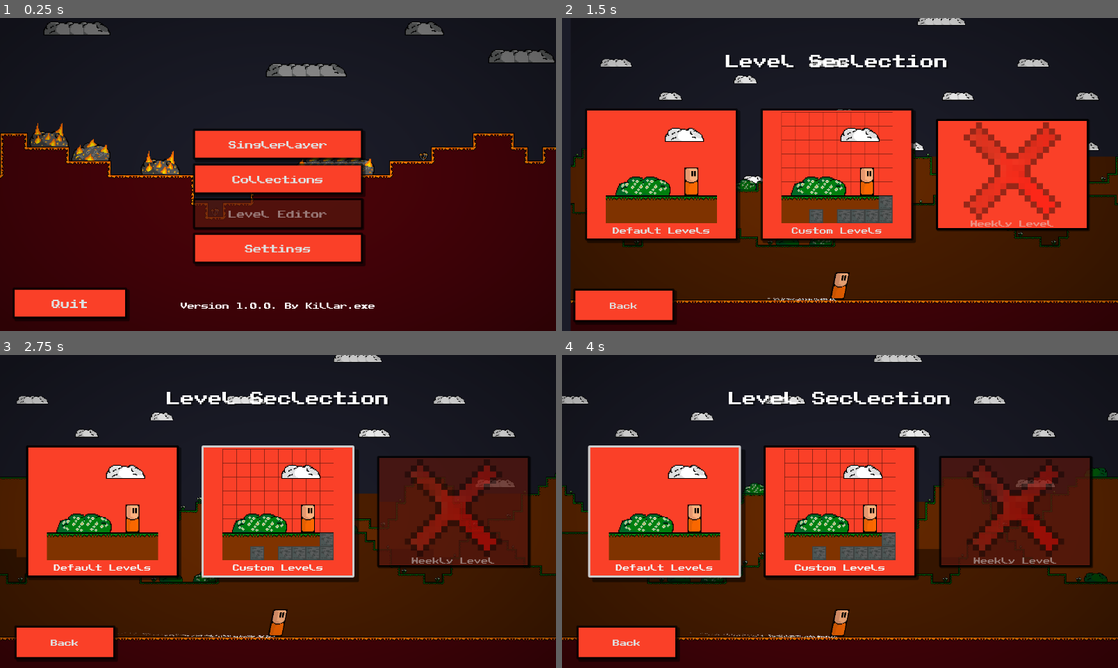
Above: before the commit, frames 1-4 (two rows, left to right).
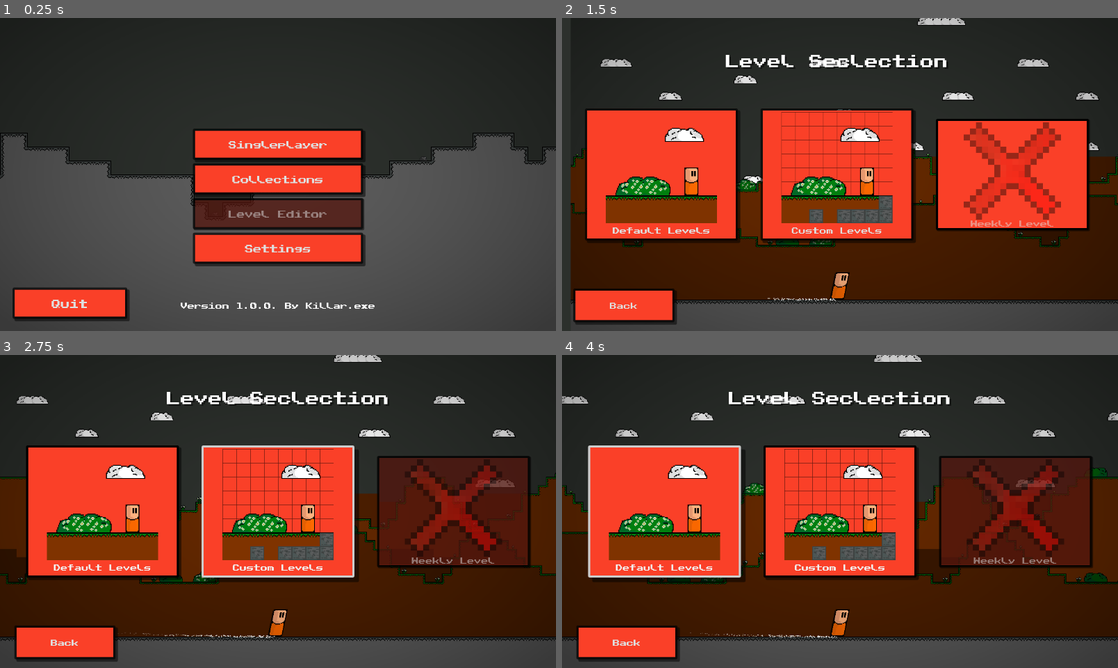
Above: after the commit, the same moments.

Repository: Killarexe/Little-Rage
Game: Godot game, scene res://scenes/uis/MainMenu.tscn
Two runs of this game, one before a commit and one after it. Both use one fixed random seed, a clock stepped at 60 frames per second and the inputs below.
Inputs (mouse positions are in pixels of both pictures, inside the frame that each line leads up to):
- Up to frame 1 (0.25 s): no input
- Up to frame 2 (1.5 s): click "Singleplayer" at 0.5 s; tap Enter at 1.25 s; move the mouse to (962, 158) at 1.27 s; press the mouse at (962, 158) at 1.28 s; hold Right (right) from 1.28 s (still down)
- Up to frame 3 (2.75 s): tap Space (jump) at 1.52 s; release Right (right) at 2 s; release the mouse at (400, 495) at 2 s; drag from (166, 527) to (250, 574) at 2.02 s
- Up to frame 4 (4 s): move the mouse to (895, 442) at 2.77 s; hold Left (left) 2.78-3.5 s; hold Right mouse button (right_click) 2.78-3.5 s; drag from (812, 574) to (673, 464) at 3.52 s

The runs differ from the first frame. In frame 1, 46% of the frame differs, in the area x 0-100%, y 1-100%; in frame 2, 8.2%; in frame 3, 8.3%; in frame 4, 8.3%.
Error in both runs: Invalid access to property or key 'id' on a base object of type 'Nil'. (res://scripts/level/player/cosmetic/particle/PlayerParticleManager.gd:21)

Commit message:
Add music theme system
Add mountains theme

Update plains event tilesets

Diff:
--- a/scripts/level/Level.gd
+++ b/scripts/level/Level.gd
@@ -63,11 +63,11 @@
 		LevelTheme.PLAINS:
 			return Color.hex(0x3CBCFCFF)
 		LevelTheme.CAVES:
-			return Color.hex(0x1b1c28FF)
+			return Color.hex(0x2C302CFF)
 		LevelTheme.VOLCANO:
-			return Color.hex(0x1b1c28FF)
+			return Color.hex(0x1B1C28FF)
 		LevelTheme.MOUNTAINS:
-			Color.hex(0x80cff7FF)
+			Color.hex(0x80CFF7FF)
 	return Color.hex(0x3CBCFCFF)
 
 static func difficulty_to_str(level_difficulty: Difficulty) -> String:
--- a/scripts/level/LevelManager.gd
+++ b/scripts/level/LevelManager.gd
@@ -6,7 +6,8 @@
 const TILEMAP_TEXTURES_MAP: Array = [
 	["plains", "plains_old", "plains_christmas", "plains"],
 	["caves", "caves", "caves", "caves"],
-	["volcano", "volcano", "volcano", "volcano"]
+	["volcano", "volcano", "volcano", "volcano"],
+	["mountains", "mountains", "mountains", "mountains"]
 ]
 
 var levels: Array[Level] = []
--- a/scripts/uis/player/Countdown.gd
+++ b/scripts/uis/player/Countdown.gd
@@ -12,4 +12,6 @@
 func end() -> void:
 	get_tree().paused = false
 	Game.can_pause = true
-	MusicManager.play_music("level_plains")
+	var level: Level = LevelManager.get_current_level()
+	if level != null:
+		MusicManager.play_music("level_" + Level.level_theme_to_str(level.level_theme))
--- a/scripts/uis/player/WinMenu.gd
+++ b/scripts/uis/player/WinMenu.gd
@@ -75,7 +75,6 @@
 		var current_level: String = "level_" + str(current_level_number + 1)
 		var level: Level = LevelManager.get_level(current_level)
 		LevelManager.current_level = current_level
-		MusicManager.play_music("level_plains")
 		SceneManager.change_packed(level.scene)
 
 func _on_replay_button_pressed():
Not shown: 18 places in assets/style/default_theme.tres that only renumber resources
Binary file changed: assets/textures/tilesets/caves.png
Binary file added: assets/textures/tilesets/mountains.png
Not shown, changed: assets/textures/tilesets/mountains.png.import
Binary file changed: assets/textures/tilesets/plains_christmas.png
Binary file changed: assets/textures/tilesets/plains_old.png
